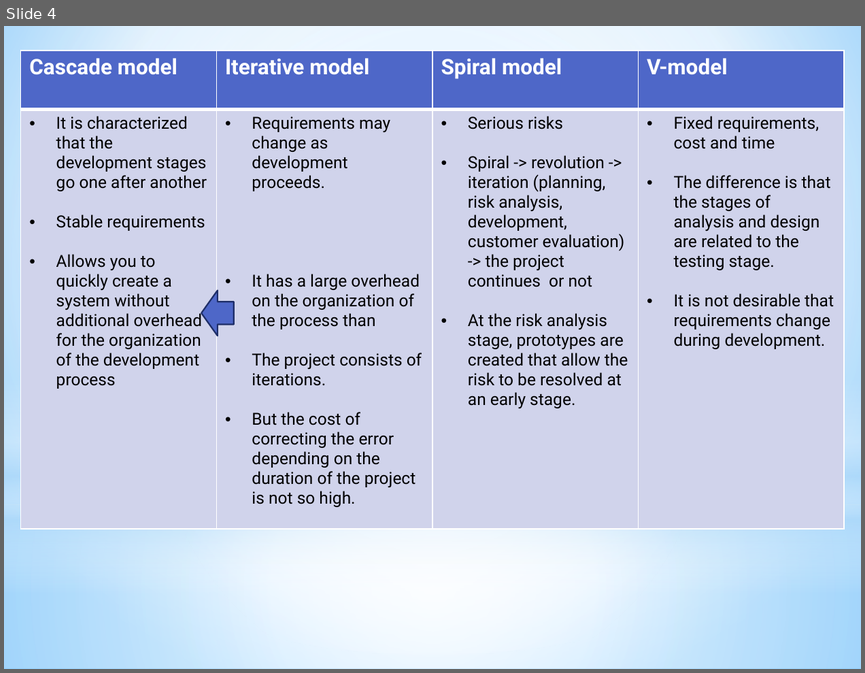
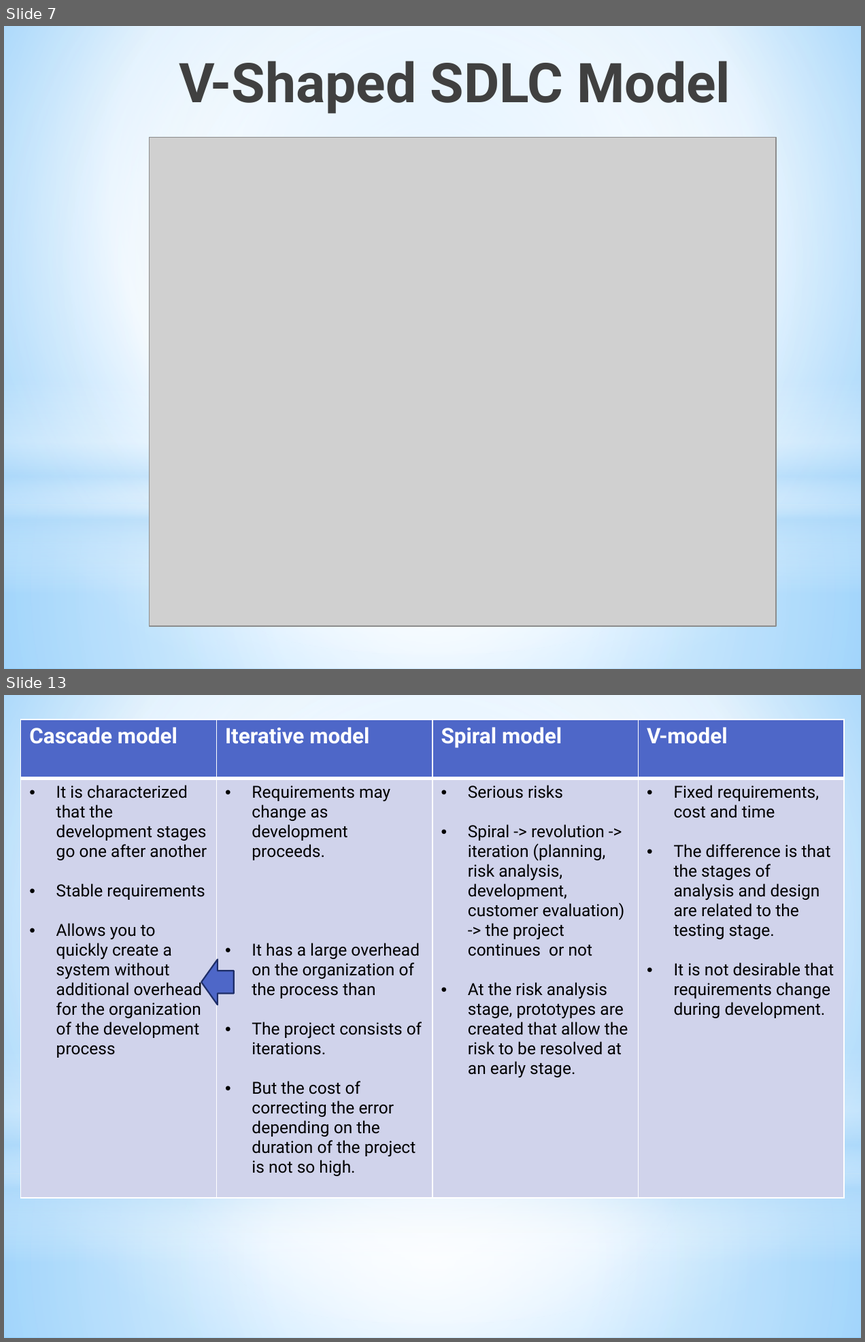
Before and after one commit to Olga-Ryma/HomeWorkTesting, a slide deck: Methodologies_Olga_Rymarchuk.pptx. Shown one above the other, each under a label of ours: slide 4 before the commit, slides 7 and 13 after it; the slides between them are not shown. The pictures are 865x673 and 865x1342 pixels, drawn with LibreOffice and Linux fonts; fonts in the diff are those of the drawing; grey boxes stand for pictures. Boxes give left, top, right and bottom in pixels: in the first picture for what was removed or moved away, otherwise in the second. Text is boxed around its words. In the diff, an @@ line names an element or a change of style, - is before the commit and + after.

Commit message:
Update Methodologies_Olga_Rymarchuk.pptx
added  list pluses and minuses  for every methodology
added content pictures

```diff
--- a/Methodologies_Olga_Rymarchuk.pptx
+++ b/Methodologies_Olga_Rymarchuk.pptx
@@ slide 7 added at (x1=4, y1=26, x2=861, y2=669), background gradient #9ED5FF to #FFFFFF to #5BB9FF; not listed: 4 template elements that a slide beside it also shows @@
@@ title added at (x1=179, y1=61, x2=730, y2=114), 46 pt, text gradient #000000 to #404040 to #212745, bold @@
+V-Shaped SDLC Model
@@ picture added at (x1=149, y1=138, x2=776, y2=626) @@
@@ what was slide 4 is now slide 13 @@
```
Also in this commit, not shown: 3 slides changed, 8 other slides added.
